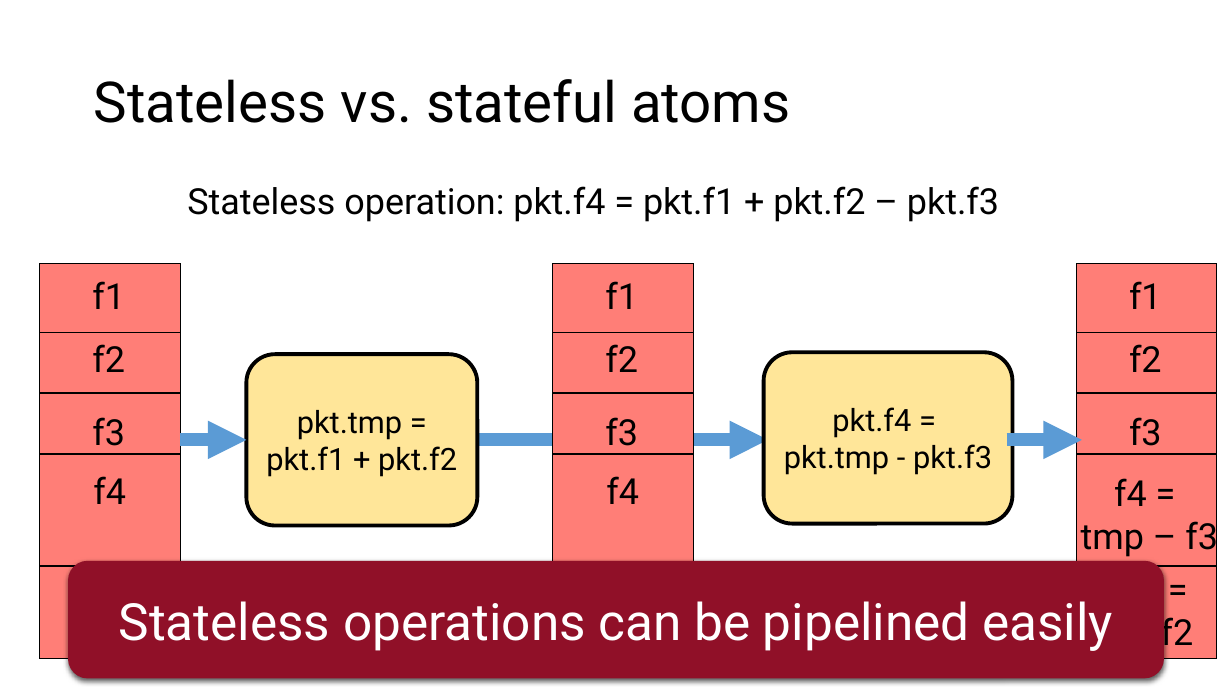
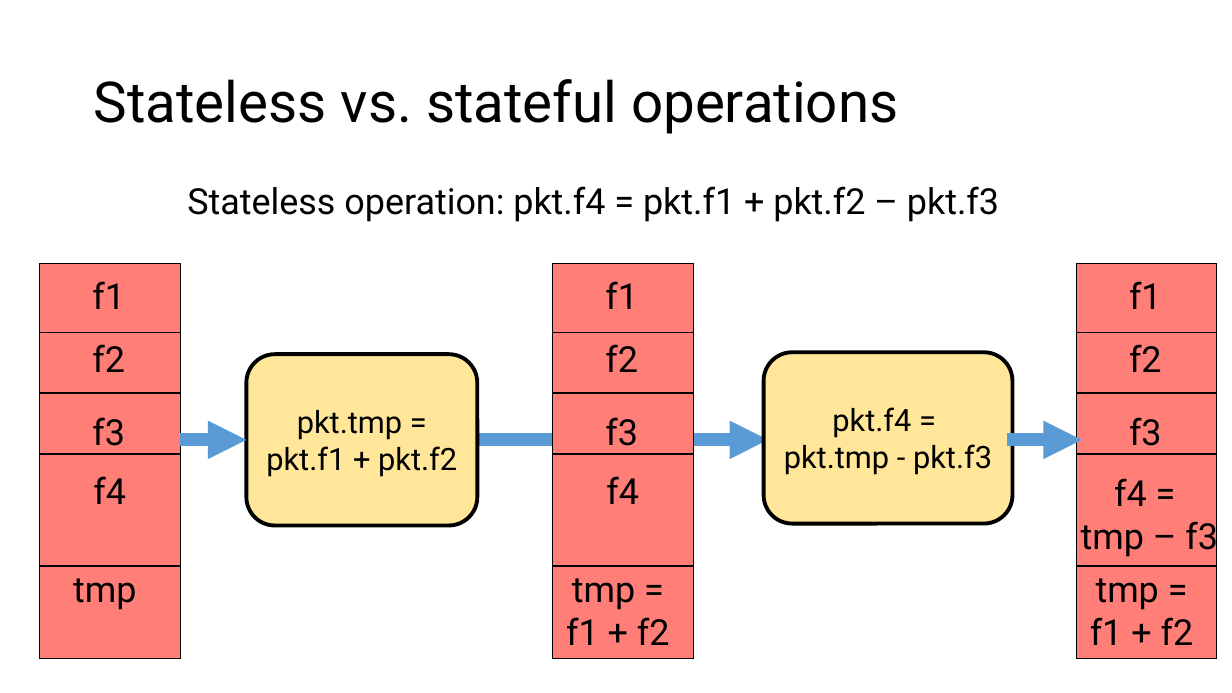
Before and after one commit to anirudhSK/pifo-domino-marple-ppts, a slide deck: slide 12 of domino_sigcomm.pptx. Drawn at 1232x693 pixels with LibreOffice and Linux fonts; fonts in the diff are those of the drawing. Boxes give left, top, right and bottom in pixels: in the first picture for what was removed or moved away, otherwise in the second. Text is boxed around its words. In the diff, an @@ line names an element or a change of style, - is before the commit and + after.

```diff
--- a/domino_sigcomm.pptx
+++ b/domino_sigcomm.pptx
@@ title at (94, 79, 898, 134): text changed @@
-Stateless vs. stateful atoms
+Stateless vs. stateful operations
@@ rounded rectangle removed at (68, 561, 1165, 678) @@
-Stateless operations can be pipelined easily
@@ line added from (553, 566) to (693, 566), #000000 1 pt @@
```
Also in this commit, not shown: 2 other slides changed, 1 slide added, 1 other file.
